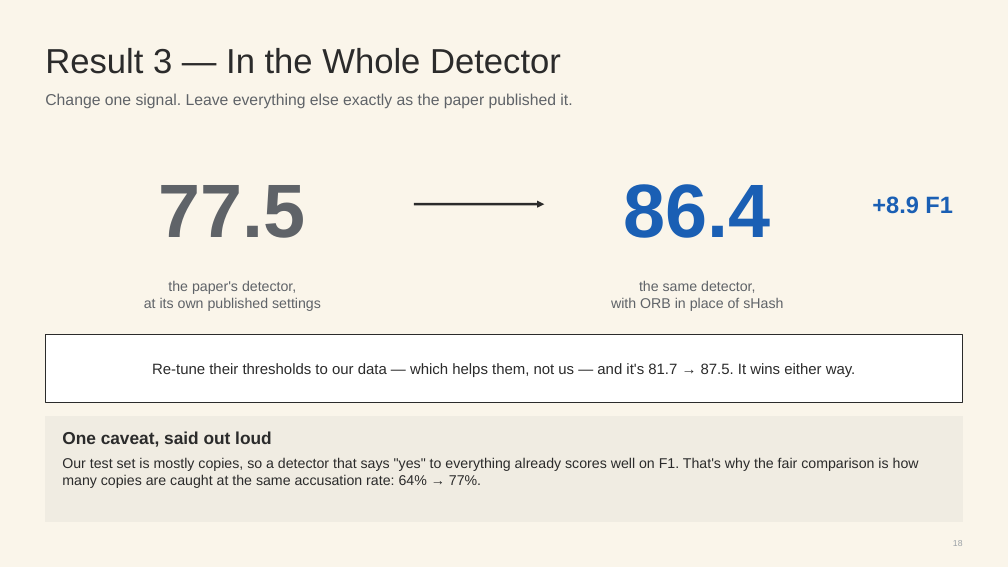
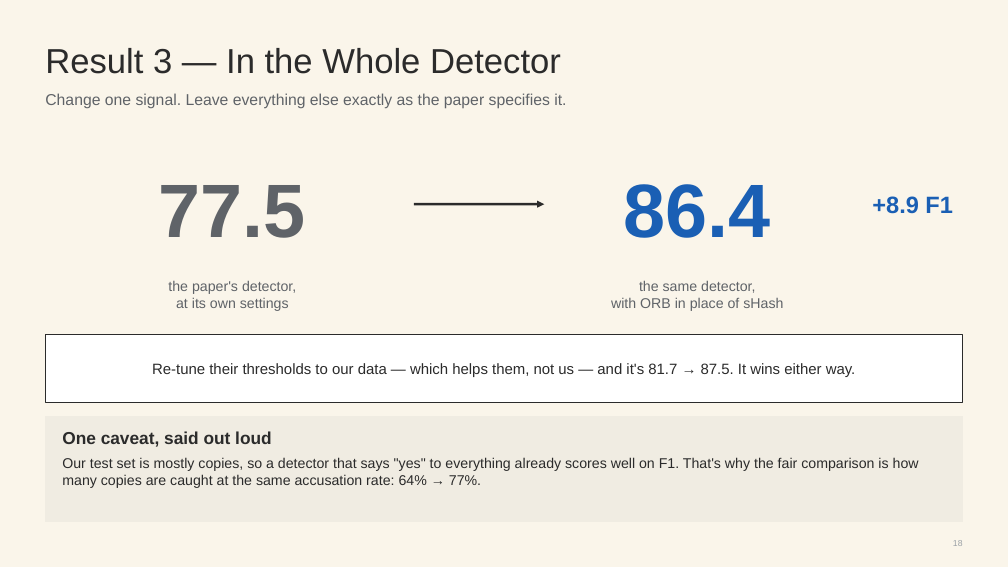
Before and after one commit to rabea-yassin/nft-dup-heuristic-router, a slide deck: slide 18 of NFT_Copymint_Detection_v3.pptx. Drawn at 1008x567 pixels with LibreOffice and Linux fonts; fonts in the diff are those of the drawing. Boxes give left, top, right and bottom in pixels: in the first picture for what was removed or moved away, otherwise in the second. Text is boxed around its words. In the diff, an @@ line names an element or a change of style, - is before the commit and + after.

Commit message:
Add the final report (LaTeX) and the poster
Rebuild the final report from LaTeX source (report/, built with tectonic)
and correct the docs; add the 70x100 cm poster (poster/make_poster.py,
PPTX + PDF); stop calling the paper "published" in the deck.

```diff
--- a/NFT_Copymint_Detection_v3.pptx
+++ b/NFT_Copymint_Detection_v3.pptx
@@ text at (45, 93, 566, 109): text changed @@
-Change one signal. Leave everything else exactly as the paper published it.
+Change one signal. Leave everything else exactly as the paper specifies it.
@@ text at (176, 298, 289, 311): text changed @@
-at its own published settings
+at its own settings
```
Also in this commit, not shown: 3 other slides changed, 37 other files.
